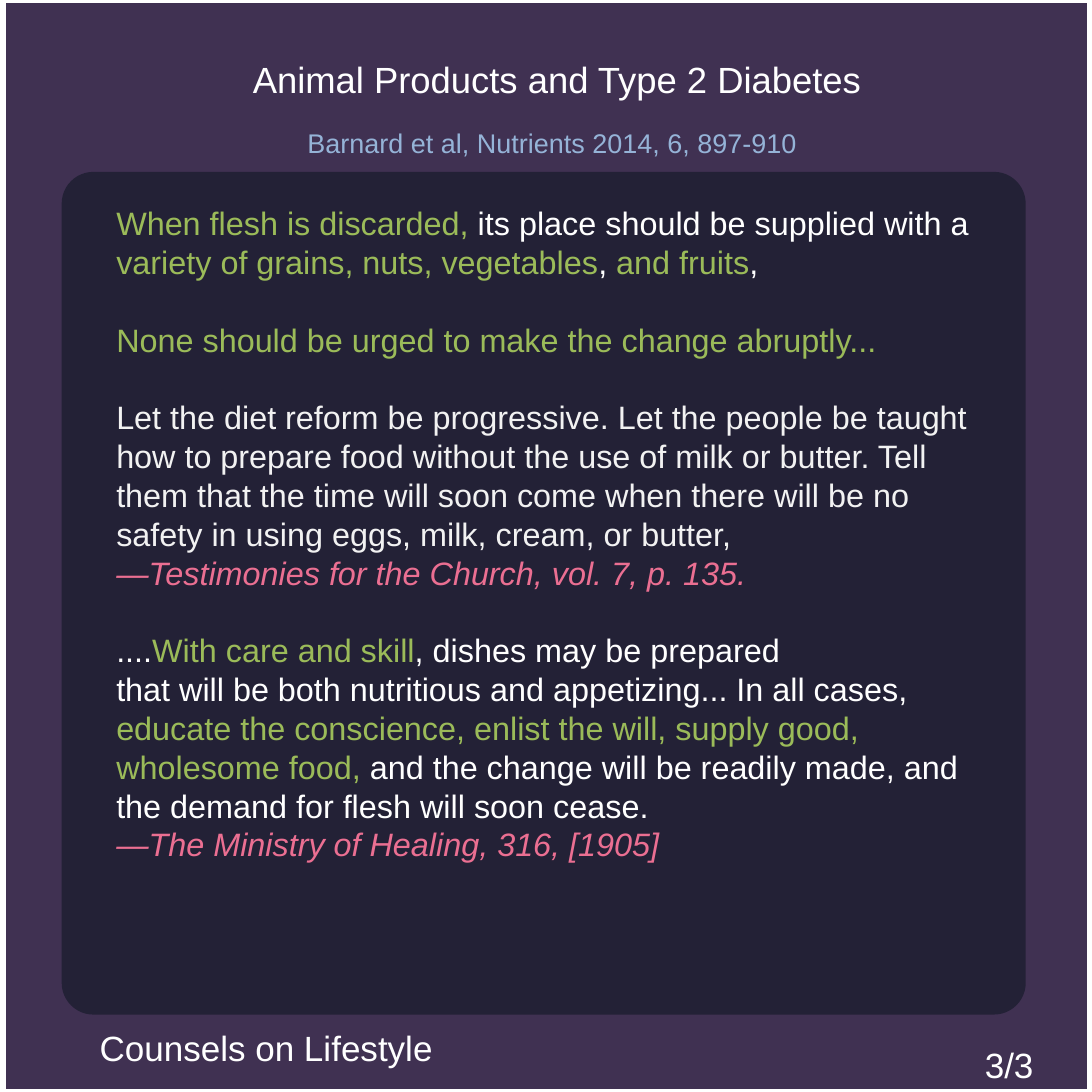
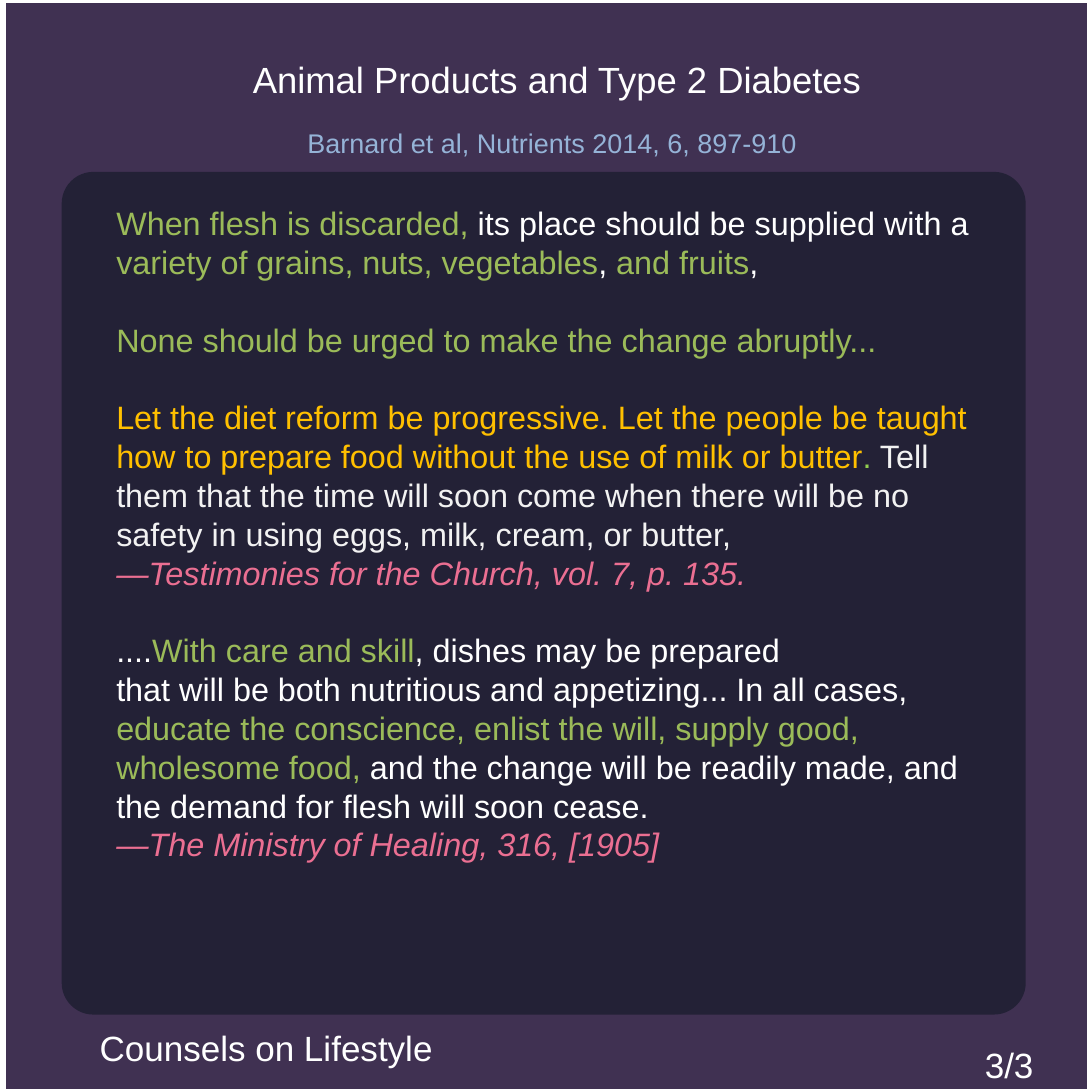
Before and after one commit to msimbao/counselsonlifestyle, a slide deck: slide 3 of posts/2/slides.pptx. Drawn at 1092x1092 pixels with LibreOffice and Linux fonts; fonts in the diff are those of the drawing. Boxes give left, top, right and bottom in pixels: in the first picture for what was removed or moved away, otherwise in the second. Text is boxed around its words. In the diff, an @@ line names an element or a change of style, - is before the commit and + after.

```diff
--- a/posts/2/slides.pptx
+++ b/posts/2/slides.pptx
@@ text at (x1=116, y1=405, x2=967, y2=552): text colour #F2F2F2 to #FFC000 in "Let the diet reform be progressive. Let ..."; text colour #F2F2F2 to #92D050 in "butter." @@
```
Also in this commit, not shown: 1 other slide changed, 27 other files.
